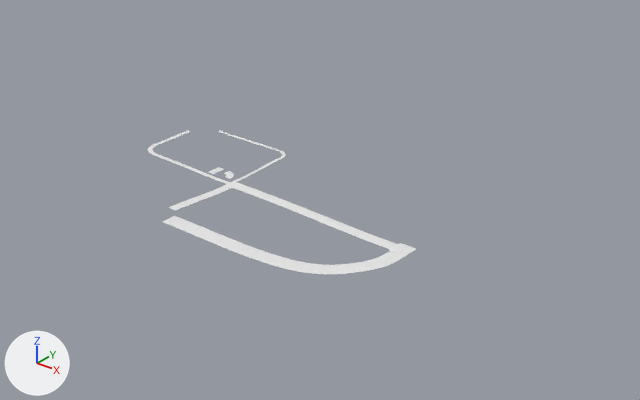
An edit to the Blender file TUTORIAL/scene.blend, drawn before and after from the same camera.
Rendered twice from a camera (50 mm lens) standing at (475.0, -520.0, 371.0) and looking at (-67.0, 158.0, -50.0). The lights are fixed; the arrows at lower left show +X, +Y and +Z.

Objects in the first picture: 'road00', 'road01'.
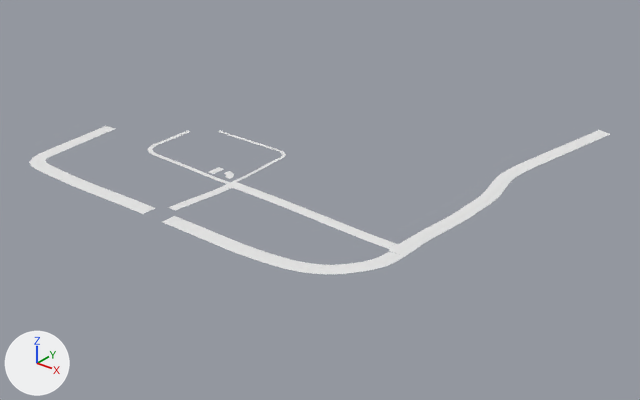
Location of each change, [x1, y1, x2, y2] in pixels of the pictures (640 x 400 px):
'road07', added
    after: [402, 130, 610, 249]
    faces in mat_railroad (its picture is missing): [405, 131, 607, 247]
    faces in mat_road (its picture is missing): [402, 130, 610, 249]
'road06', added
    after: [29, 126, 155, 214]
    faces in mat_road (its picture is missing): [29, 126, 155, 214]
    faces in mat_railroad (its picture is missing): [33, 127, 153, 212]

Edits to the bpy script that builds the scene:
```text
Add me_plane_028:
    me_plane_028.from_pydata(...)  # 64 vertices, 20 faces; spans x -4.0..4.0, y -7.9..8.1, z -0.3..-0.1
    me_plane_028.polygons.foreach_set('use_smooth', [True] * 20)
    # faces by material slot: [2, 18]
    me_plane_028.materials.append(mat_road)  # its picture is missing
    me_plane_028.materials.append(mat_railroad)  # its picture is missing
Add cu_nurbspath_006:
    cu_nurbspath_006 = bpy.data.curves.new('NurbsPath.006', 'CURVE')
    cu_nurbspath_006.dimensions = '3D'
    _sp = cu_nurbspath_006.splines.new('NURBS'); _sp.points.add(8)
    _sp.points.foreach_set('co', [114.0, 57.0, 1.0, 1.0, 114.0, 75.0, 1.0, 1.0, 120.0, 120.0, 1.0, 1.0, 120.0, 130.0, 1.0, 1.0, 120.0, 180.0, 0.0, 1.0, 120.0, 190.0, 0.0, 1.0, 107.6, 235.2, -1.0, 1.0, 107.6, 256.6, -1.0, 1.0, 121.2, 315.7, 1.0, 1.0])
    _sp.order_u = 5
    _sp.order_v = 0
    _sp.use_endpoint_u = True
    cu_nurbspath_006.use_path = True
    cu_nurbspath_006.use_path_clamp = True
    cu_nurbspath_006.fill_mode = 'FULL'
Add cu_nurbspath_005:
    cu_nurbspath_005 = bpy.data.curves.new('NurbsPath.005', 'CURVE')
    cu_nurbspath_005.dimensions = '3D'
    _sp = cu_nurbspath_005.splines.new('NURBS'); _sp.points.add(6)
    _sp.points.foreach_set('co', [-117.1, -40.0, 0.0, 1.0, -157.5, -40.0, 0.0, 1.0, -192.9, -46.35, 2.0, 1.0, -272.2, -43.75, 3.0, 1.0, -296.4, -44.33, 3.0, 1.0, -296.2, -20.37, 3.0, 1.0, -302.5, 62.39, 4.0, 1.0])
    _sp.order_u = 5
    _sp.order_v = 0
    _sp.use_endpoint_u = True
    cu_nurbspath_005.use_path = True
    cu_nurbspath_005.use_path_clamp = True
    cu_nurbspath_005.fill_mode = 'FULL'
Add ob_road07:
    ob_road07 = bpy.data.objects.new('road07', me_plane_002.copy())  # the mesh of ob_road00
    ob_road07.location = (0.0, 0.0, 0.0)
    _m = ob_road07.modifiers.new('Array', 'ARRAY')
    _m.count = 45
    _m.constant_offset_displace = (0.0, 0.0, 0.0)
    _m = ob_road07.modifiers.new('Curve', 'CURVE')
    _m.object = ob_road07_curve
Add ob_road07_curve:
    ob_road07_curve = bpy.data.objects.new('road07_curve.', cu_nurbspath_006)
    ob_road07_curve.location = (0.0, 0.0, 0.0)
Add ob_road06:
    ob_road06 = bpy.data.objects.new('road06', me_plane_028)
    ob_road06.location = (0.0, 0.0, 0.0)
    _m = ob_road06.modifiers.new('Array', 'ARRAY')
    _m.count = 36
    _m.constant_offset_displace = (0.0, 0.0, 0.0)
    _m = ob_road06.modifiers.new('Curve', 'CURVE')
    _m.object = ob_road06_curve
Add ob_road06_curve:
    ob_road06_curve = bpy.data.objects.new('road06_curve', cu_nurbspath_005)
    ob_road06_curve.location = (0.0, 0.0, 0.0)
```
